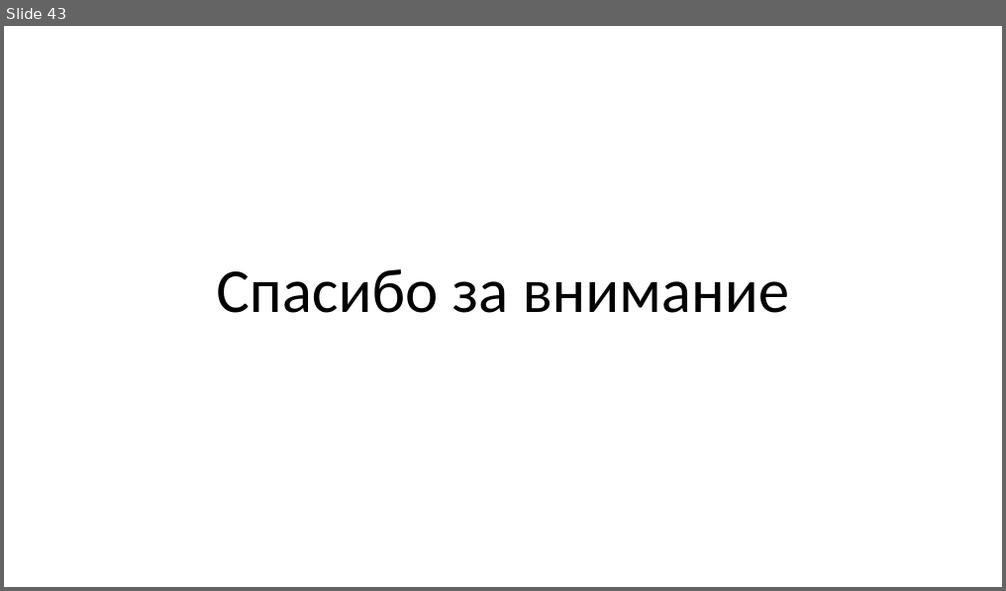
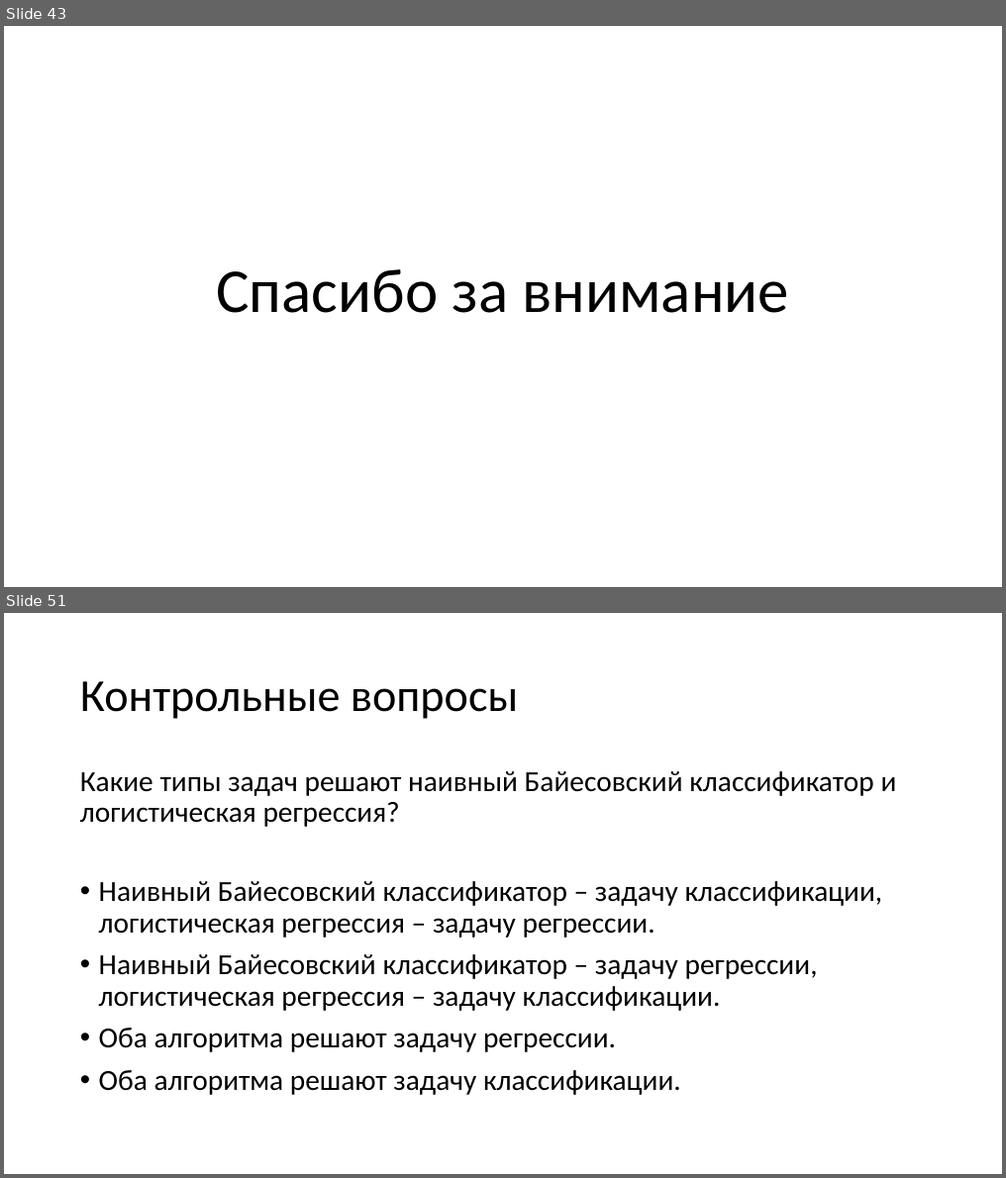
Before and after one commit to mosalov/AI_main_lectures, a slide deck: Лекция 5 18_11_2020.pptx. Shown one above the other, each under a label of ours: slide 43 before the commit, slides 43 and 51 after it; the slides between them are not shown. The pictures are 1006x591 and 1006x1178 pixels, drawn with LibreOffice and Linux fonts; fonts in the diff are those of the drawing. Boxes give left, top, right and bottom in pixels: in the first picture for what was removed or moved away, otherwise in the second. Text is boxed around its words. In the diff, an @@ line names an element or a change of style, - is before the commit and + after.

Commit message:
Добавил вопросы по лекции №5.

```diff
--- a/Лекция 5 18_11_2020.pptx
+++ b/Лекция 5 18_11_2020.pptx
@@ slide 51 added at (4, 613, 1002, 1174), background #FFFFFF @@
@@ title added at (80, 681, 518, 719), 44 pt, text #000000 @@
+Контрольные вопросы
@@ text added at (80, 771, 897, 1095), 28 pt, text #000000 @@
+Какие типы задач решают наивный Байесовский классификатор и логистическая регрессия?
+• Наивный Байесовский классификатор – задачу классификации, логистическая регрессия – задачу регрессии.
+• Наивный Байесовский классификатор – задачу регрессии, логистическая регрессия – задачу классификации.
+• Оба алгоритма решают задачу регрессии.
+• Оба алгоритма решают задачу классификации.
```
Also in this commit, not shown: 8 other slides added, 2 other files.
